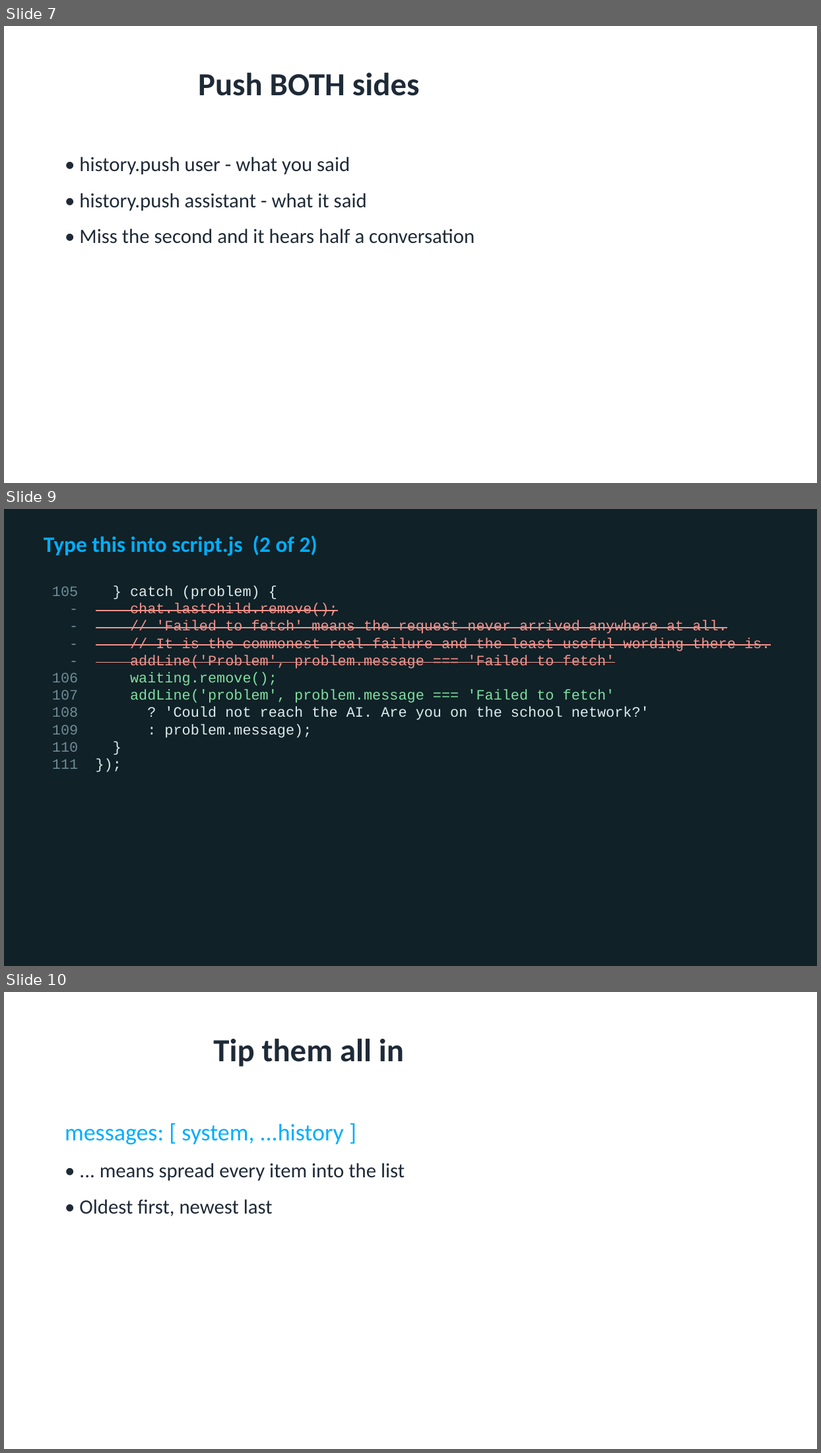
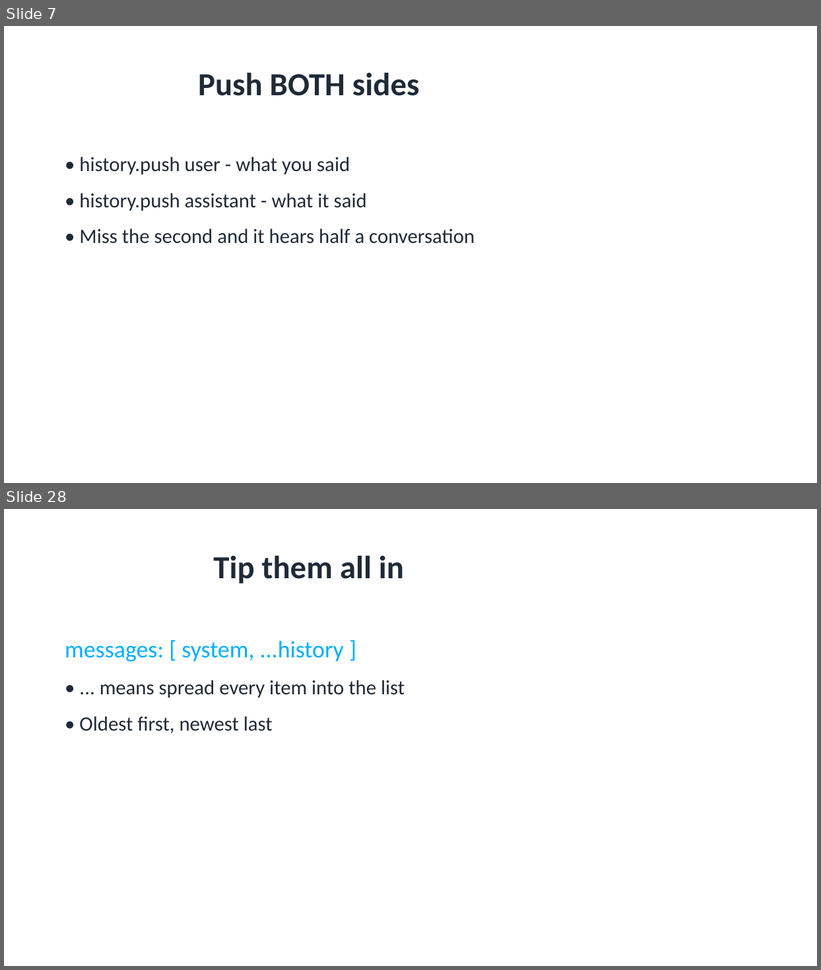
Before and after one commit to utgapps/utgapps.github.io, a slide deck: ai101/slides/week-07.pptx. Shown one above the other, each under a label of ours: slides 7, 9 and 10 before the commit, slides 7 and 28 after it; the slides between them are not shown. The pictures are 821x1453 and 821x970 pixels, drawn with LibreOffice and Linux fonts; fonts in the diff are those of the drawing. Boxes give left, top, right and bottom in pixels: in the first picture for what was removed or moved away, otherwise in the second. Text is boxed around its words. In the diff, an @@ line names an element or a change of style, - is before the commit and + after.

```diff
--- a/ai101/slides/week-07.pptx
+++ b/ai101/slides/week-07.pptx
@@ slide 9 removed at (4,509,817,966), background #102127 @@
@@ text removed at (44,535,318,556) @@
-Type this into script.js (2 of 2)
@@ text removed at (52,586,770,738) @@
-105 } catch (problem) {
-- chat.lastChild.remove();
-- // 'Failed to fetch' means the request never arrived anywhere at all.
-- // It is the commonest real failure and the least useful wording there is.
-- addLine('Problem', problem.message === 'Failed to fetch'
-106 waiting.remove();
-107 addLine('problem', problem.message === 'Failed to fetch'
-108 ? 'Could not reach the AI. Are you on the school network?'
-109 : problem.message);
-110 }
-111 });
@@ what was slide 10 is now slide 28 @@
```
Also in this commit, not shown: 8 slides changed, 70 slides added, 2 other slides removed, 19 other files.
